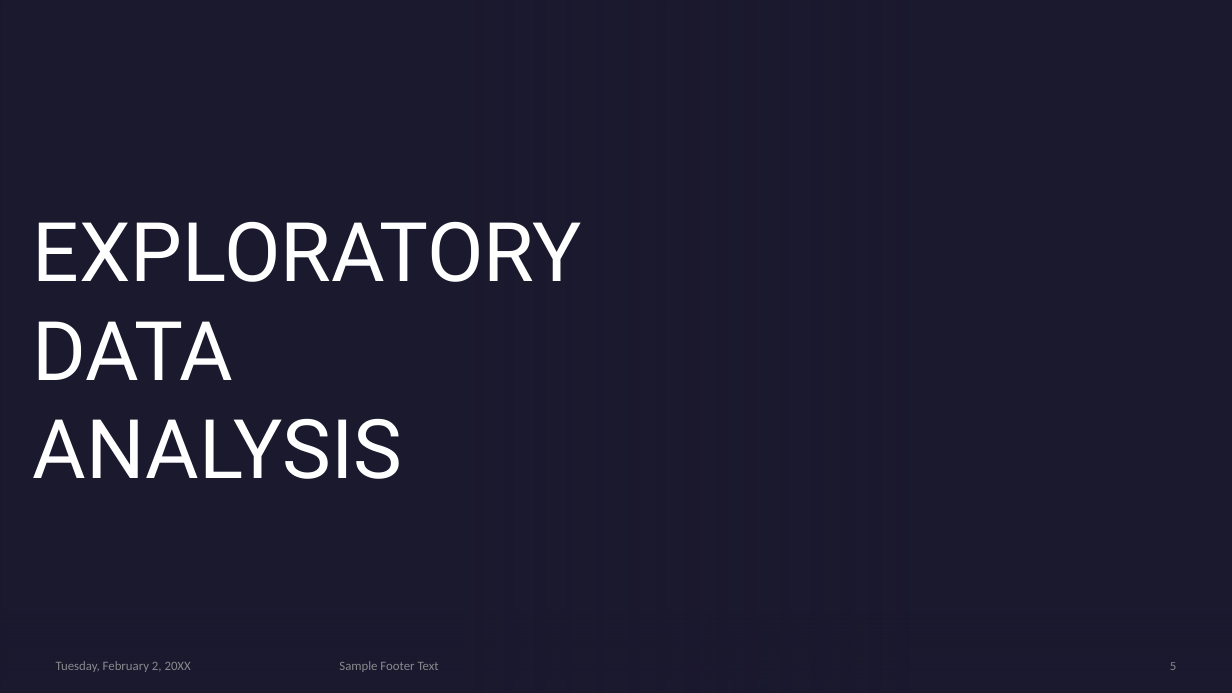
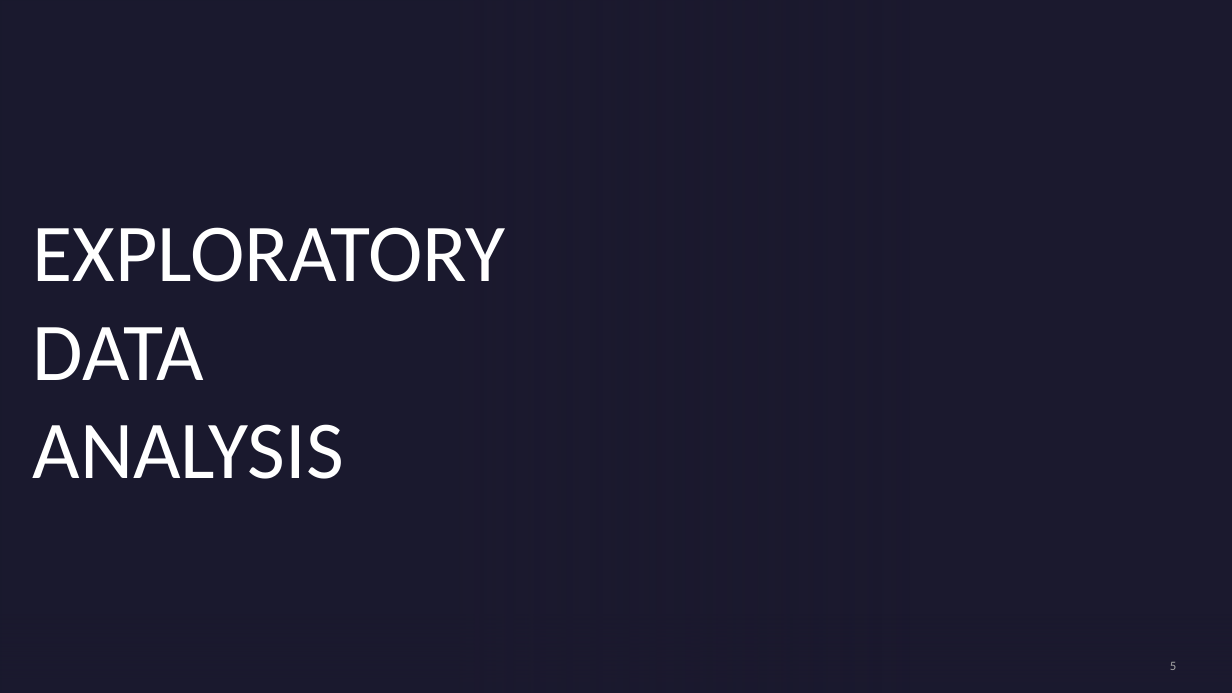
Before and after one commit to kwanda2426/kwanda_mlondi, a slide deck: slide 5 of STOCK MARKET INVESTMENT STRATEGY.pptx. Drawn at 1232x693 pixels with LibreOffice and Linux fonts; fonts in the diff are those of the drawing; background and template pictures are left out. Boxes give left, top, right and bottom in pixels: in the first picture for what was removed or moved away, otherwise in the second. Text is boxed around its words. In the diff, an @@ line names an element or a change of style, - is before the commit and + after.

```diff
--- a/STOCK MARKET INVESTMENT STRATEGY.pptx
+++ b/STOCK MARKET INVESTMENT STRATEGY.pptx
@@ title "EXPLORATORY DATA ANALYSIS" at bbox=[33, 227, 506, 479]: font Roboto to Calibri @@
@@ page number at bbox=[1170, 662, 1176, 670]: text colour #A6A6A6 at 80% opacity to #A5A5A5 @@
@@ text removed at bbox=[56, 661, 191, 672] @@
-Tuesday, February 2, 20XX
@@ text removed at bbox=[339, 661, 439, 672] @@
-Sample Footer Text
```
Also in this commit, not shown: 5 other slides changed, 13 slides added, 11 slides removed, 3 other files.
